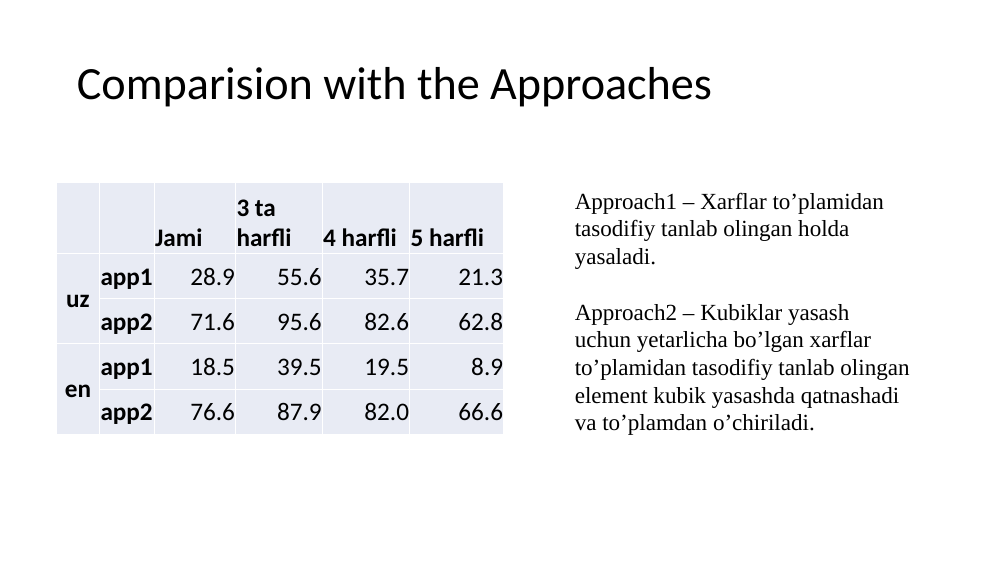
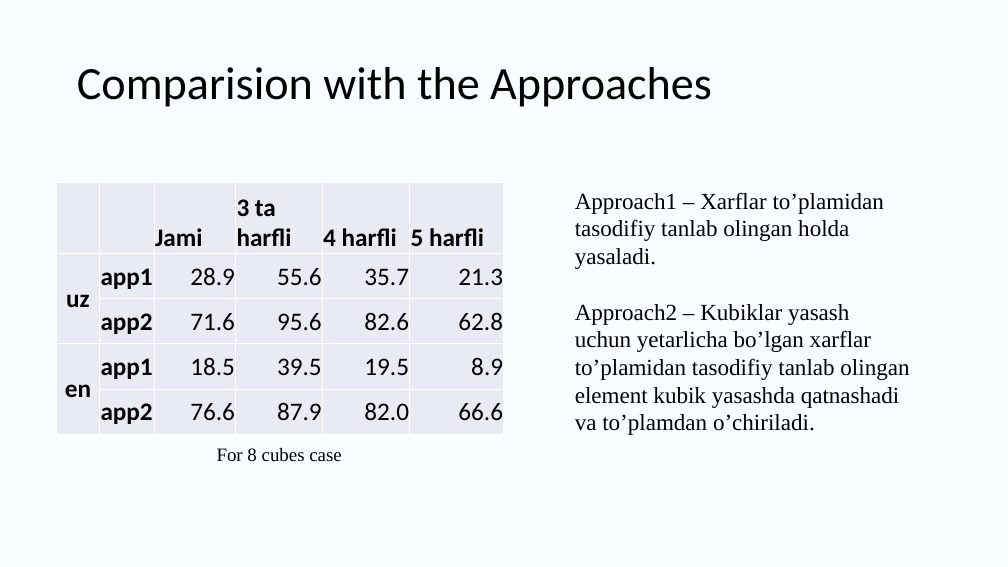
Before and after one commit to UlugbekSalaev/MatchingLetterGame, a slide deck: slide 16 of Presentation.pptx (slide 13 before the commit). Drawn at 1008x567 pixels with LibreOffice and Linux fonts; fonts in the diff are those of the drawing. Boxes give left, top, right and bottom in pixels: in the first picture for what was removed or moved away, otherwise in the second. Text is boxed around its words. In the diff, an @@ line names an element or a change of style, - is before the commit and + after.

```diff
--- a/Presentation.pptx
+++ b/Presentation.pptx
@@ background #FFFFFF to #CFFAFF at 14% opacity @@
@@ text added at [217, 448, 341, 462], 18 pt, text #000000 @@
+For 8 cubes case
```
Also in this commit, not shown: 15 other slides changed, 3 slides added, 4 other files.
